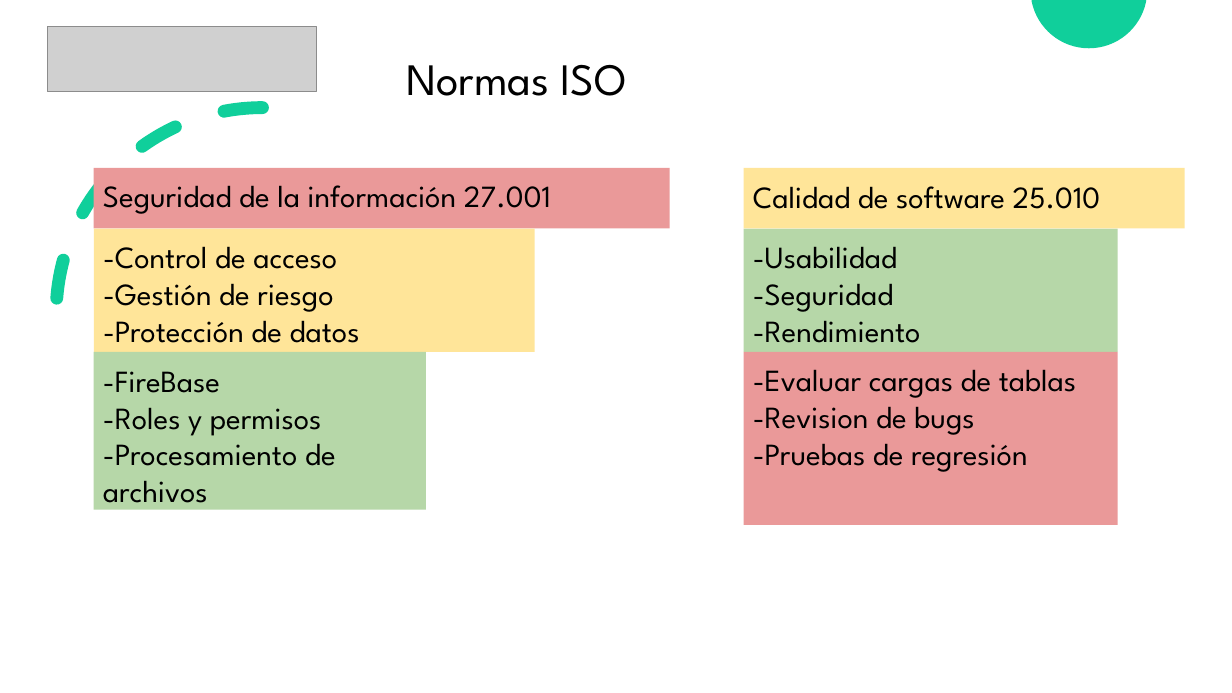
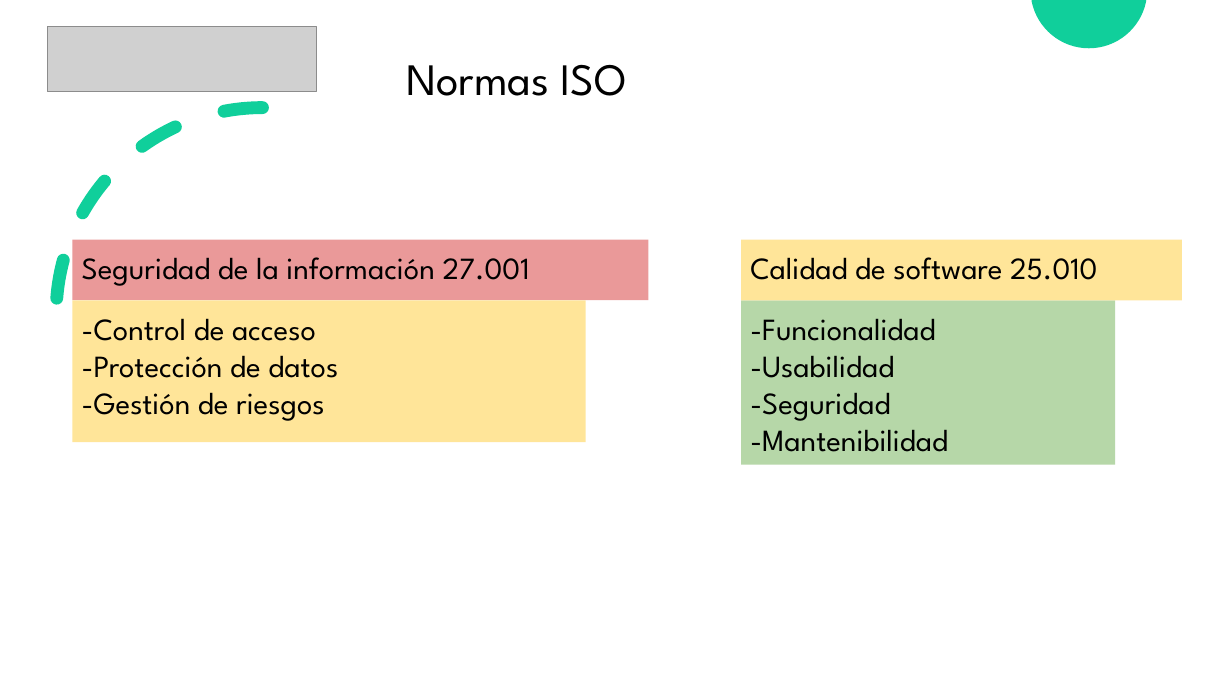
Before and after one commit to MatiaRs/Repleno, a slide deck: slide 10 of Evidencia Proyecto/Documentacion Agil/defensa.pptx (slide 9 before the commit). Drawn at 1232x693 pixels with LibreOffice and Linux fonts; fonts in the diff are those of the drawing; grey boxes stand for pictures. Boxes give left, top, right and bottom in pixels: in the first picture for what was removed or moved away, otherwise in the second. Text is boxed around its words. In the diff, an @@ line names an element or a change of style, - is before the commit and + after.

```diff
--- a/Evidencia Proyecto/Documentacion Agil/defensa.pptx
+++ b/Evidencia Proyecto/Documentacion Agil/defensa.pptx
@@ rectangle "Seguridad de la información 27.001": place and size @@
-rectangle "Seguridad de la información 27.001" at [93,168,669,229]
+rectangle "Seguridad de la información 27.001" at [72,239,648,300]
@@ rectangle "Calidad de software 25.010": place and size @@
-rectangle "Calidad de software 25.010" at [744,168,1185,229]
+rectangle "Calidad de software 25.010" at [741,239,1182,300]
@@ text in rectangle at [103,283,333,312]: paragraph removed @@
--Gestión de riesgo
@@ rectangle "-Control de acceso": place and size @@
-rectangle "-Control de acceso" at [93,228,534,352]
+rectangle "-Control de acceso" at [72,300,585,442]
@@ rectangle "-Funcionalidad": place and size @@
-rectangle "-Funcionalidad" at [744,228,1118,352]
+rectangle "-Funcionalidad" at [741,300,1116,465]
@@ text in rectangle at [750,318,935,341]: paragraph added @@
+-Funcionalidad
@@ rectangle removed at [93,352,426,510] @@
--FireBase
--Roles y permisos
--Procesamiento de archivos
@@ rectangle removed at [744,352,1118,525] @@
--Evaluar cargas de tablas
--Revision de bugs
--Pruebas de regresión
@@ text in rectangle at [82,392,325,421]: paragraph added @@
+-Gestión de riesgos
@@ text in rectangle at [750,420,948,452]: text changed @@
--Rendimiento
+-Mantenibilidad
```
Also in this commit, not shown: 1 other slide changed, 1 other file.
